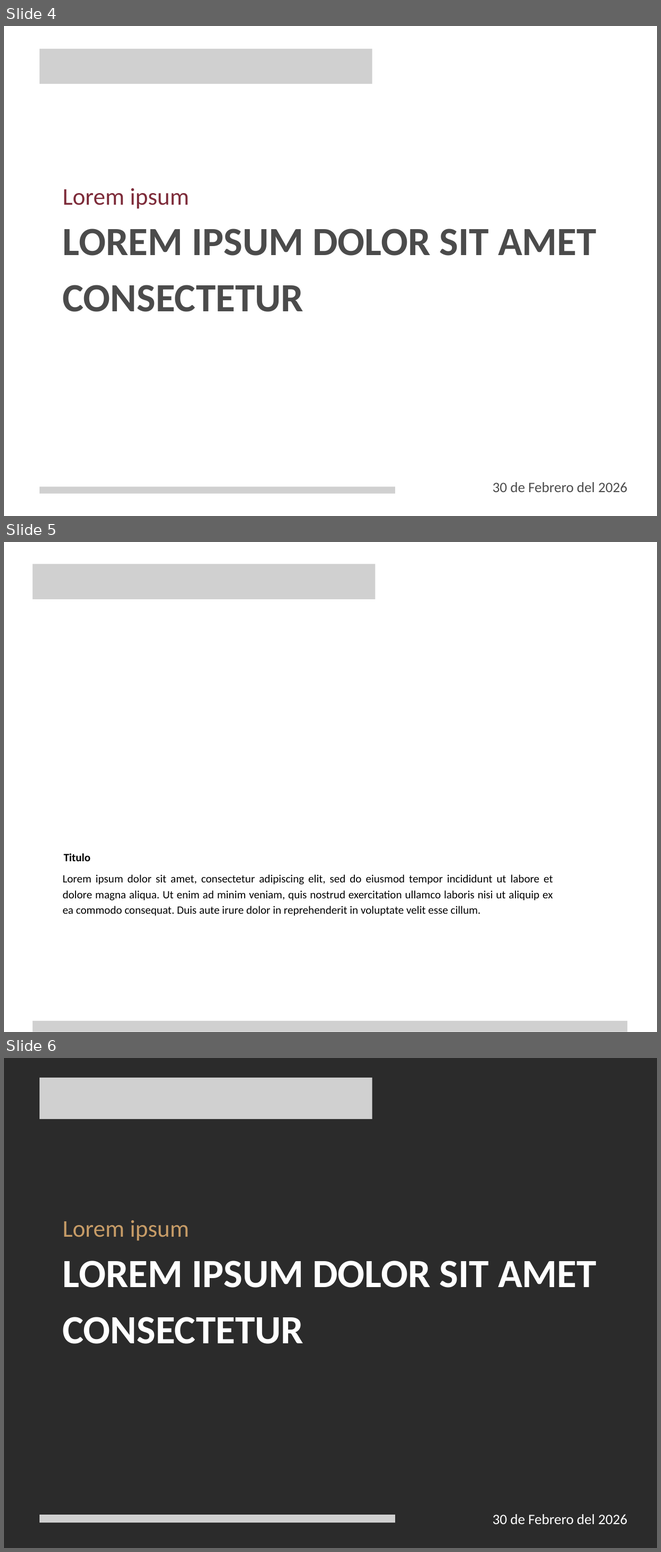
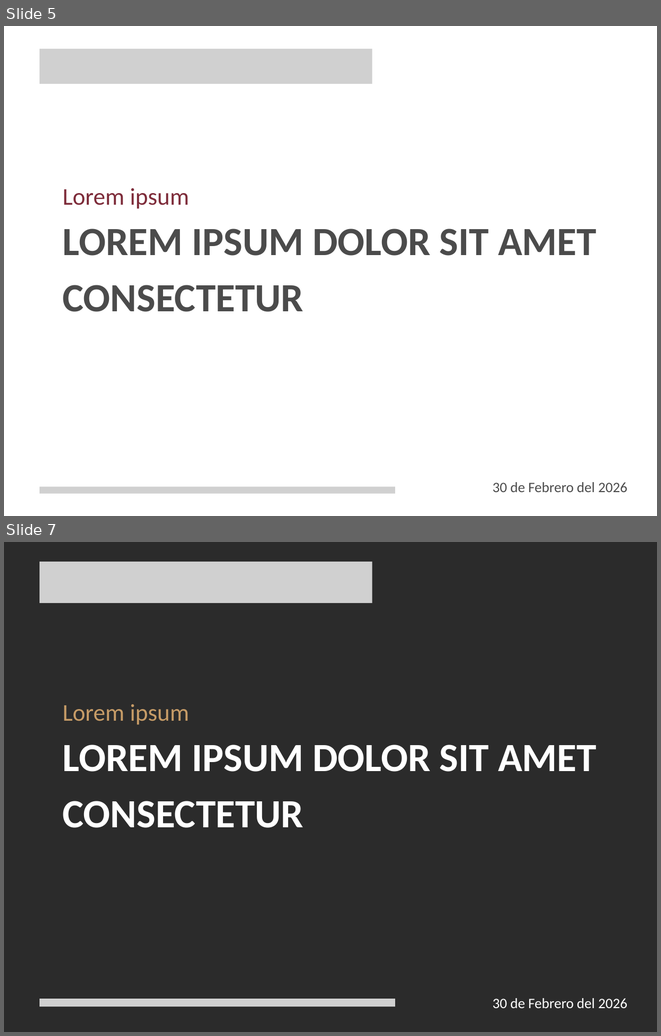
Before and after one commit to KevinRolcer/dgdg, a slide deck: storage/templates/Dgdg Mesas de paz.pptx. Shown one above the other, each under a label of ours: slides 4, 5 and 6 before the commit, slides 5 and 7 after it; the slides between them are not shown. The pictures are 661x1552 and 661x1036 pixels, drawn with LibreOffice and Linux fonts; fonts in the diff are those of the drawing; grey boxes stand for pictures; background and template pictures are left out; a plain dark background stands for a picture behind light text. Boxes give left, top, right and bottom in pixels: in the first picture for what was removed or moved away, otherwise in the second. Text is boxed around its words. In the diff, an @@ line names an element or a change of style, - is before the commit and + after.

```diff
--- a/storage/templates/Dgdg Mesas de paz.pptx
+++ b/storage/templates/Dgdg Mesas de paz.pptx
@@ slide 5 removed at [4, 542, 657, 1032], background picture (left out) @@
@@ picture removed at [33, 564, 376, 599] @@
@@ text removed at [64, 853, 91, 861] @@
-Titulo
@@ text removed at [63, 874, 553, 916] @@
-Lorem ipsum dolor sit amet, consectetur adipiscing elit, sed do eiusmod tempor incididunt ut labore et dolore magna aliqua. Ut enim ad minim veniam, quis nostrud exercitation ullamco laboris nisi ut aliquip ex ea commodo consequat. Duis aute irure dolor in reprehenderit in voluptate velit esse cillum.
@@ picture removed at [33, 1021, 627, 1031] @@
@@ what was slide 4 is now slide 5 @@
@@ what was slide 6 is now slide 7 @@
```
Also in this commit, not shown: 2 slides changed, 3 slides added, 1 other slide removed, 9 other files.
